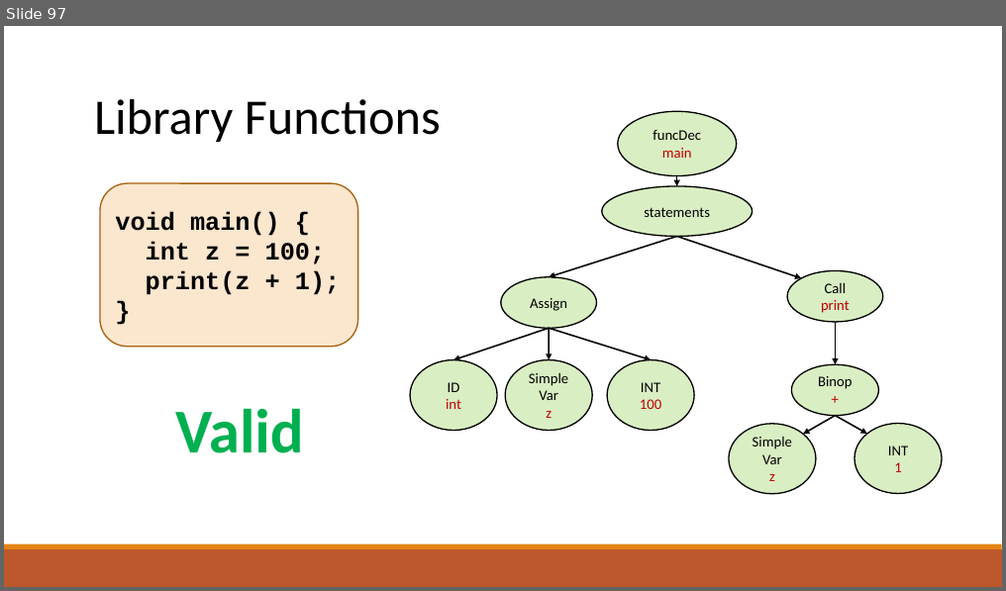
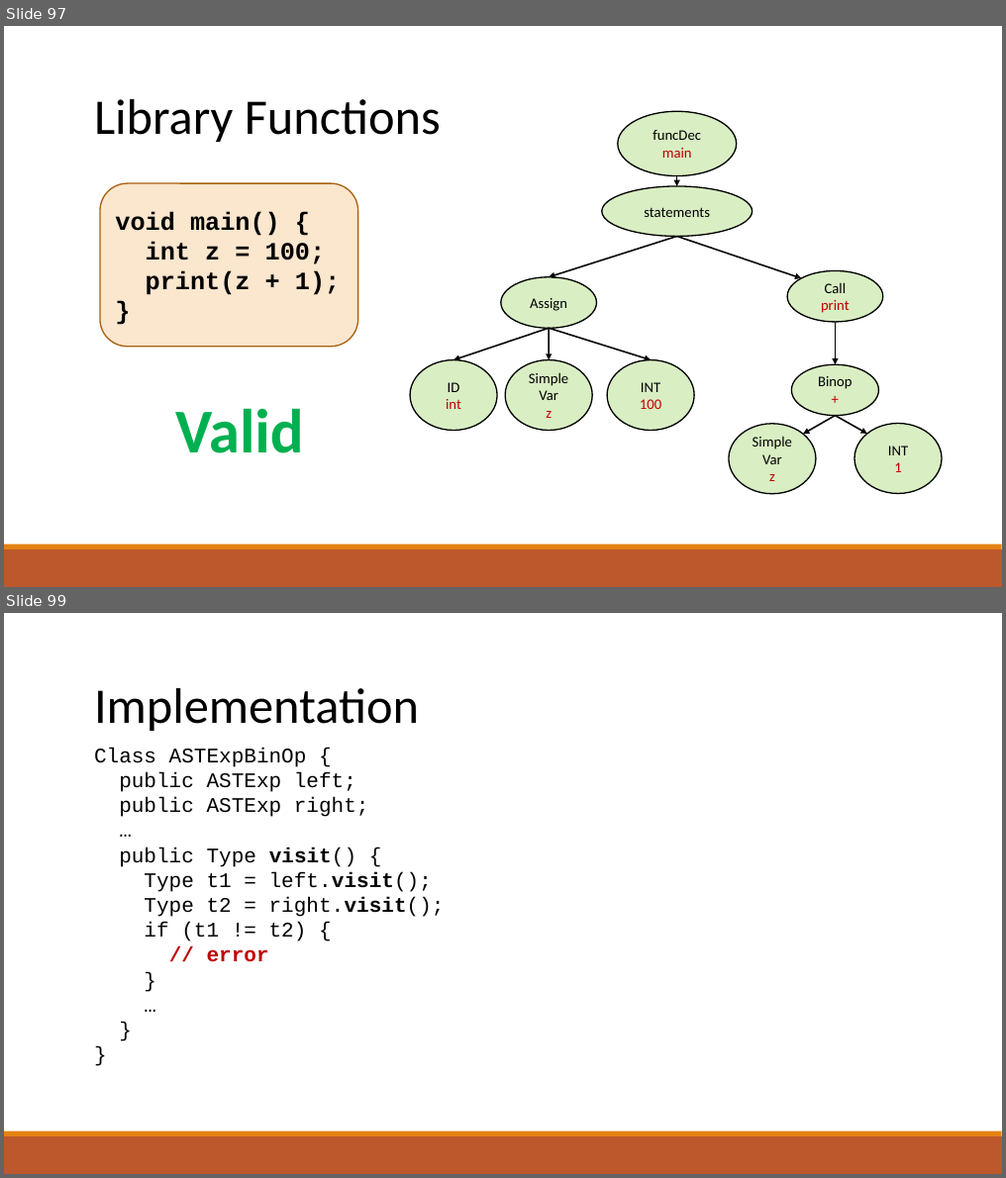
Before and after one commit to raghadzeidan/COMPILATION_TAU_FOR_STUDENTS, a slide deck: new_slides/semantic.pptx. Shown one above the other, each under a label of ours: slide 97 before the commit, slides 97 and 99 after it; the slides between them are not shown. The pictures are 1006x591 and 1006x1178 pixels, drawn with LibreOffice and Linux fonts; fonts in the diff are those of the drawing. Boxes give left, top, right and bottom in pixels: in the first picture for what was removed or moved away, otherwise in the second. Text is boxed around its words. In the diff, an @@ line names an element or a change of style, - is before the commit and + after.

```diff
--- a/new_slides/semantic.pptx
+++ b/new_slides/semantic.pptx
@@ slide 99 added at bbox=[4, 613, 1002, 1174], background #FFFFFF; not listed: 2 template elements that a slide beside it also shows @@
@@ text added at bbox=[94, 688, 419, 731], 48 pt, text #000000 @@
+Implementation
@@ text added at bbox=[94, 748, 445, 962], 20 pt, text #000000 @@
+Class ASTExpBinOp {
+public ASTExp left;
+public ASTExp right;
+…
+public Type visit() {
+Type t1 = left.visit();
+Type t2 = right.visit();
+if (t1 != t2) {
+// error
+}
+…
+}
+}
```
Also in this commit, not shown: 28 other slides added, 1 other file.
